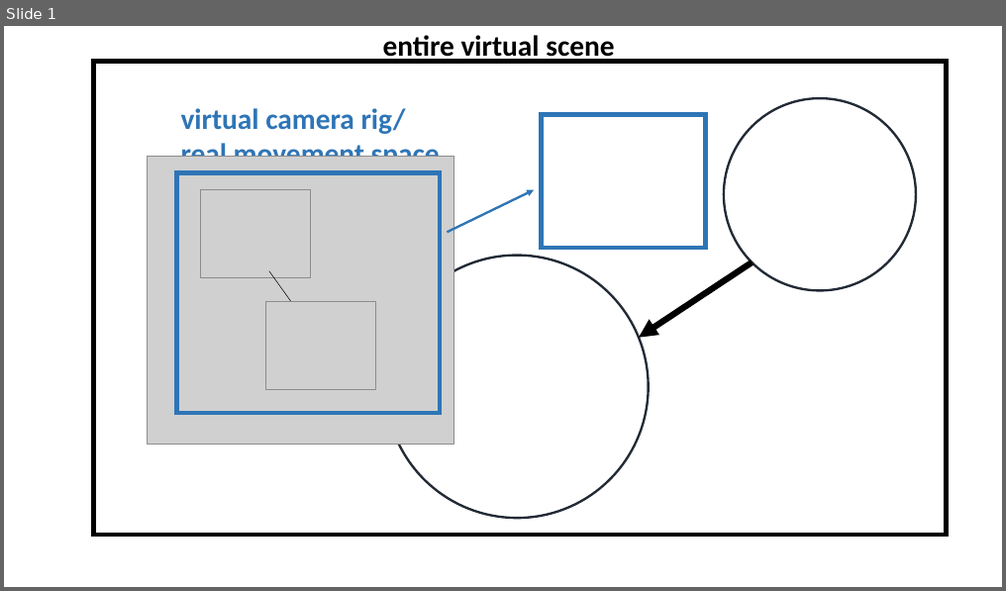
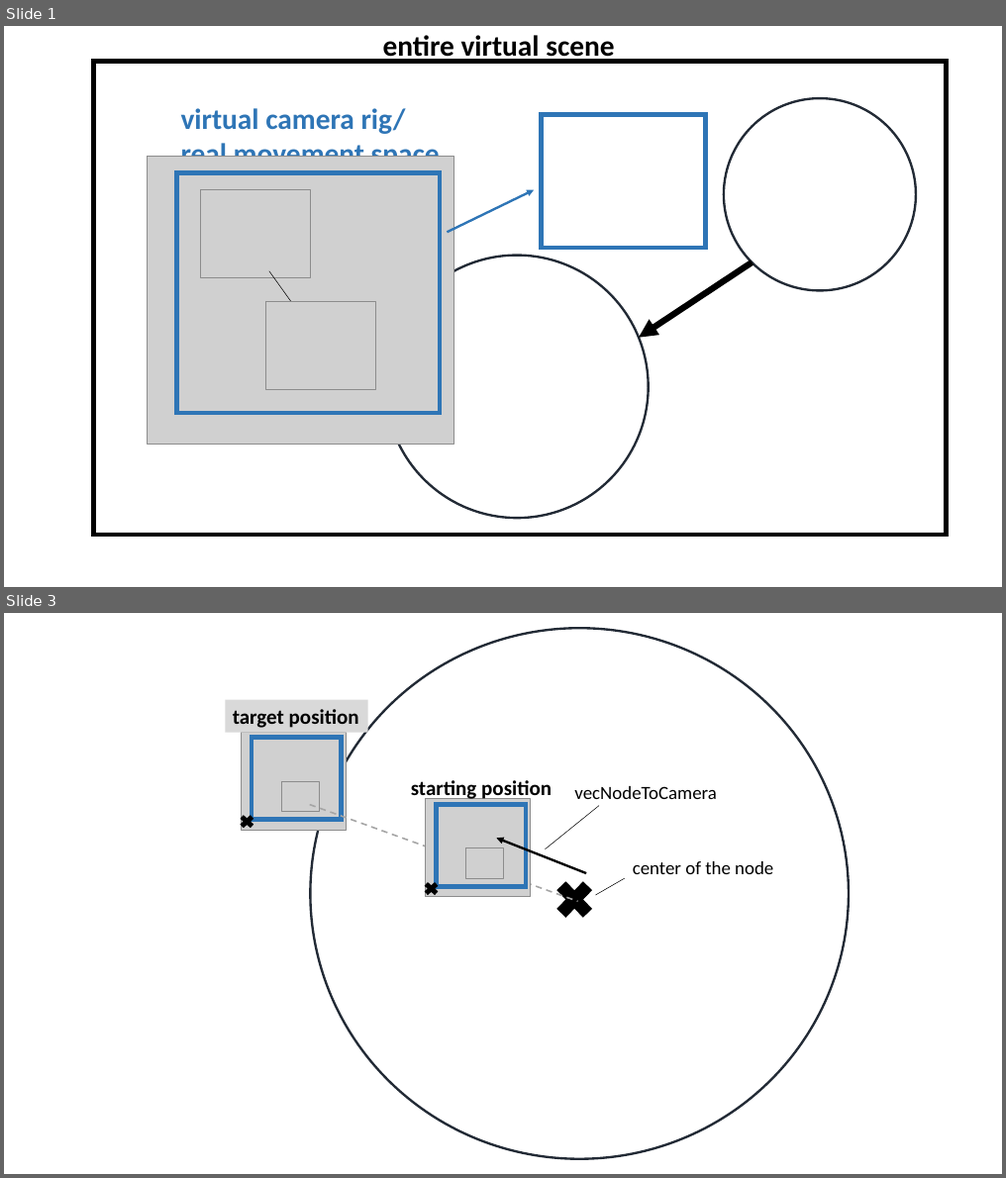
Before and after one commit to Emanum/3DmultilayerGraphThesis, a slide deck: graphics/VR_Rig.pptx. Shown one above the other, each under a label of ours: slide 1 before the commit, slides 1 and 3 after it; the slides between them are not shown. The pictures are 1006x591 and 1006x1178 pixels, drawn with LibreOffice and Linux fonts; fonts in the diff are those of the drawing; grey boxes stand for pictures; background and template pictures are left out. Boxes give left, top, right and bottom in pixels: in the first picture for what was removed or moved away, otherwise in the second. Text is boxed around its words. In the diff, an @@ line names an element or a change of style, - is before the commit and + after.

```diff
--- a/graphics/VR_Rig.pptx
+++ b/graphics/VR_Rig.pptx
@@ slide 3 added at [4,613,1002,1174], background #FFFFFF @@
@@ ellipse added at [310,628,848,1159], outline #222A35 2.25 pt @@
@@ rectangle added at [225,700,368,733], fill #D9D9D9, 20 pt, text #000000, bold @@
+target position
@@ text added at [411,780,551,802], 20 pt, text #000000, bold @@
+starting position
@@ text added at [574,786,716,799], 18 pt, text #000000 @@
+vecNodeToCamera
@@ group added at [238,732,347,830]: 2 pictures, 1 rectangle, 1 cross @@
@@ line added from (310, 805) to (578, 901), #A5A5A5 1.5 pt dashed @@
@@ line added from (599, 805) to (546, 850), #000000 0.5 pt @@
@@ arrow added from (586, 873) to (497, 839), #000000 2.25 pt @@
@@ cross added at [549,874,599,926], fill #000000, outline #000000 1 pt @@
@@ line added from (625, 878) to (595, 895), #000000 0.5 pt @@
@@ text added at [633,861,773,874], 18 pt, text #000000 @@
+center of the node
@@ group added at [423,799,531,897]: 2 pictures, 1 rectangle, 1 cross @@
```
Also in this commit, not shown: 1 slide changed, 2 other files.
